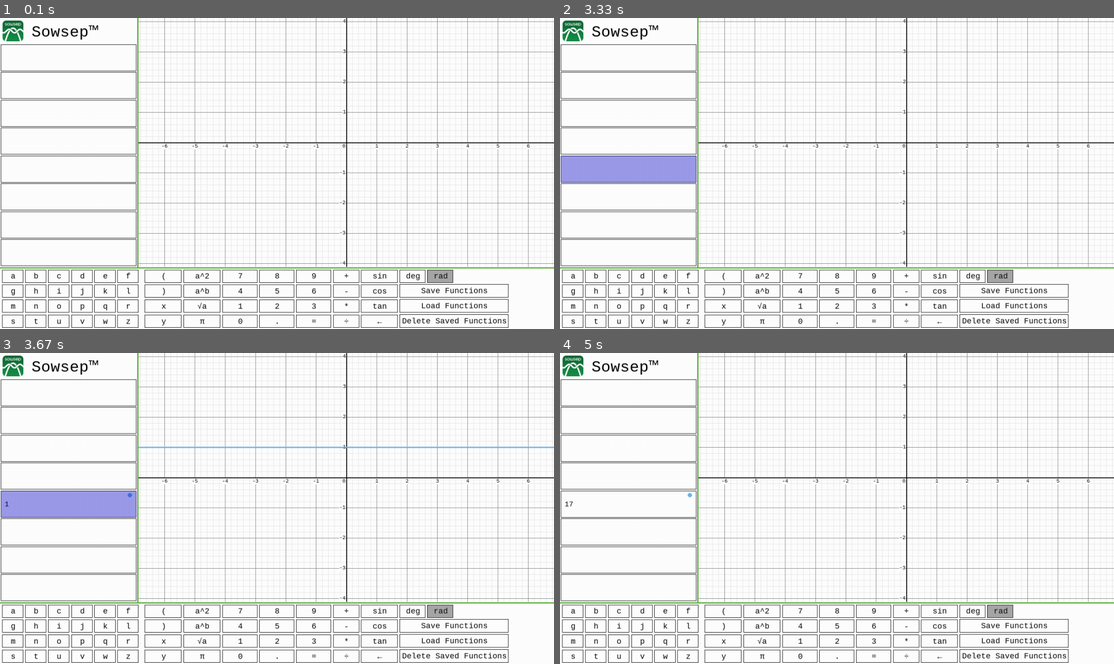
Above: before the commit, frames 1-4 (two rows, left to right).
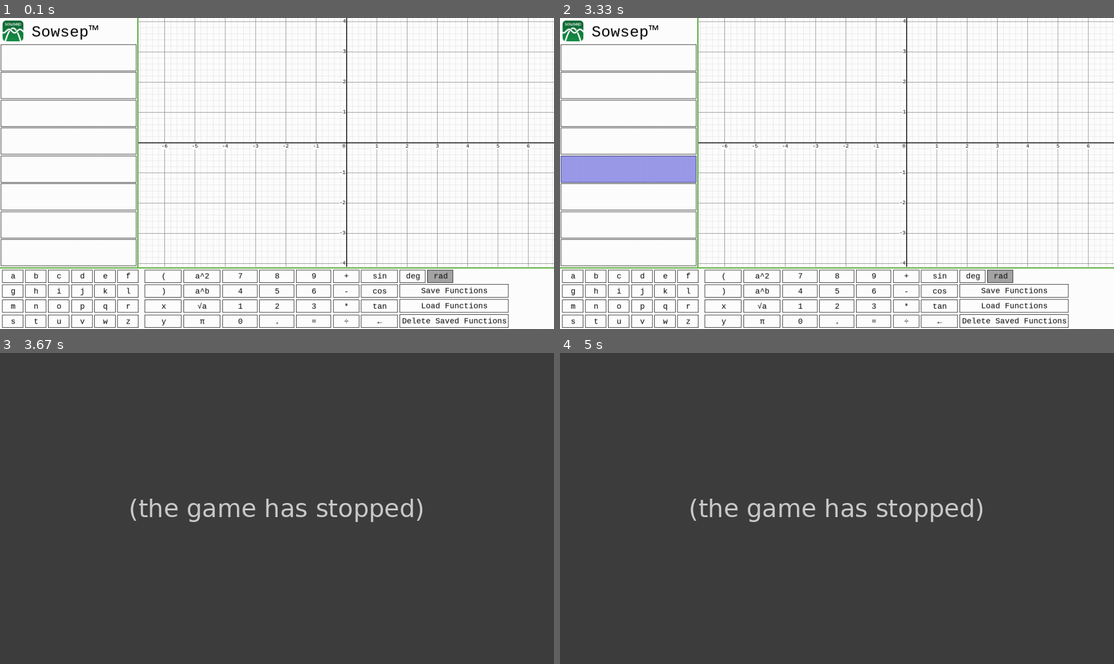
Above: after the commit, the same moments.

Repository: Asi4n-Inv4sion/Pygame-Graphing-Calculator
Game: pygame game, started from main.py
The game is run twice, just before and just after one commit, with the same random seed, the same clock (stepped at 60 frames per second) and the same inputs.
Inputs (mouse positions are in pixels of both pictures, inside the frame that each line leads up to):
- Up to frame 1 (0.1 s): no input
- Up to frame 2 (3.33 s): tap 6 at 0.33 s; tap 9 at 1.23 s; hold Down 1.57-2.03 s; click "rad" at 2.12 s; tap 8 at 2.4 s; hold Left 2.73-3.13 s; click (687, 157) at 3.22 s
- Up to frame 3 (3.67 s): tap 1 at 3.5 s
- Up to frame 4 (5 s): tap 7 at 3.83 s; click "17" at 4.22 s; tap B at 4.9 s

The runs differ from the first frame. In frame 3, 99% of the frame differs, in the area x 0-100%, y 0-100%; in frame 4, 98%.
Error after the commit: IndexError: list index out of range (main.py line 74); the game stopped at 3.62 s (later frames are placeholders)

Commit message:
Update main.py

Diff:
--- a/main.py
+++ b/main.py
@@ -22,6 +22,7 @@
 radOrDeg = "rad"
 boxesUsed = []
 colours = []
+boxesWithFunctions = []
 
 def getPoints(e,width,scale):
     p = []
@@ -46,7 +47,8 @@
                     p.append((x,y))
     return p
 
-def drawFunction(p,xcord,ycord,width,height,colour):
+def drawFunction(p,xcord,ycord,width,height,colour,i):
+    #draws each function created
     for i in range(len(p)-1):
         if p[i] != None and p[i+1] != None:
             pygame.draw.line(screen,colour,(xcord+width/2+p[i][0],round(ycord+height/2-p[i][1])),(xcord+width/2+p[i+1][0],round(ycord+height/2-p[i+1][1])),3)
@@ -69,12 +71,15 @@
 
     #Draws function(s)
     for f in range(len(functions)):
-        drawFunction(functions[f],round(WIDTH*0.25),0,round(WIDTH*0.75),round(HEIGHT*0.8),colours[f])
+        drawFunction(functions[f],round(WIDTH*0.25),0,round(WIDTH*0.75),round(HEIGHT*0.8),colours[f],f)
     for v in verticals:
         drawVertical(v,round(WIDTH*0.25),0,round(WIDTH*0.75),round(HEIGHT*0.8),grid.scale)
     pygame.draw.rect(screen,(255,255,255),(WIDTH*0.25,HEIGHT*0.8,WIDTH*0.75,HEIGHT*0.2))#Covers up the function if it exits the graph
     pygame.draw.rect(screen,(255,255,255),(0,0,WIDTH*0.25,HEIGHT*0.8))#Covers up the function if it exits the graph
 
+    #for c in range(len(colours)):
+    #    pygame.draw.circle(screen,colours[c],(300,int(73+c*64.5)),6)
+
     #Drawing keyboard sections
     funcList.drawGrid(screen,(0,0,0))
     for f in keyboard:
@@ -82,22 +87,28 @@
 
     #Drawing extra GUI
     screen.blit(pymos,(6,6))
-    drawFuncColours(screen,300,73,funcList.colours,boxesUsed)
+    drawFuncColours(screen,300,73,funcList.colours,boxesWithFunctions)#draws colour circles for functions
     printText('Sowsep™',pygame.font.SysFont('consolas',40),screen,150,33)
     funcList.highlightSelectedCell(screen)
-    angleMode.highlightCells(screen,[angleMode.text.index(radOrDeg)],(30,30,30))
+    angleMode.highlightCells(screen,[angleMode.text.index(radOrDeg)],(25,25,25))
     pygame.draw.line(screen,(97,178,66),(0.25*WIDTH-2,0),(0.25*WIDTH-2,0.8*HEIGHT),3)
     pygame.draw.line(screen,(97,178,66),(0,0.8*HEIGHT+2),(WIDTH,0.8*HEIGHT+2),3)
     pygame.display.update()
 
 def getFunctions():
-    global boxesUsed,colours
+    global boxesUsed,colours,boxesWithFunctions
     funcs = []
     for f in funcList.equations:
         funcs.append(list(f))
+    #A list of gui function boxes with something written in them
     boxesUsed = [i for i,f in enumerate(funcs) if len(f) > 0]
-    colours = [funcList.colours[i] for i in boxesUsed]
+    #A lst of indexes for the gui function boxes with a function in them
+    boxesWithFunctions = [i for i,f in enumerate(funcs) if (len(f) == 1 and f[0] == "x")or (len(f) > 1 and (f[1] != "=" or f[0:2] == ['y','=']))]
+    #The colours for the functions
+    colours = [funcList.colours[i] for i in boxesWithFunctions]
+    #Creates a list of each function intitialized
     funcs = [Initialize(f) for f in funcs if len(f) > 0]
+    #returns a master list of nested lists with points for each solvable function
     return [getPoints(f,round(WIDTH*0.75),grid.scale) for f in funcs if type(f) == list and len(f) > 0]
 
 # saves, loads, or deleted functions from a text file
@@ -115,6 +126,7 @@
         funcfile.writelines('')
         funcfile.close()
 
+#The good old print text function
 def printText(text, font, canvas, x, y):
     theText = font.render(text, 1, (0,0,0))
     textbox = theText.get_rect()
@@ -196,7 +208,7 @@
                         fileFunc('saved_functions.txt','load')
                     elif filebuttons.mouseOverCell(mp[0],mp[1]) == 2:
                         fileFunc('saved_functions.txt','delete')
-
+                #updates the functions in case they were changed (backspace, etc)
                 funcList.updateFunctions()
     tick += 1
 pygame.quit()
